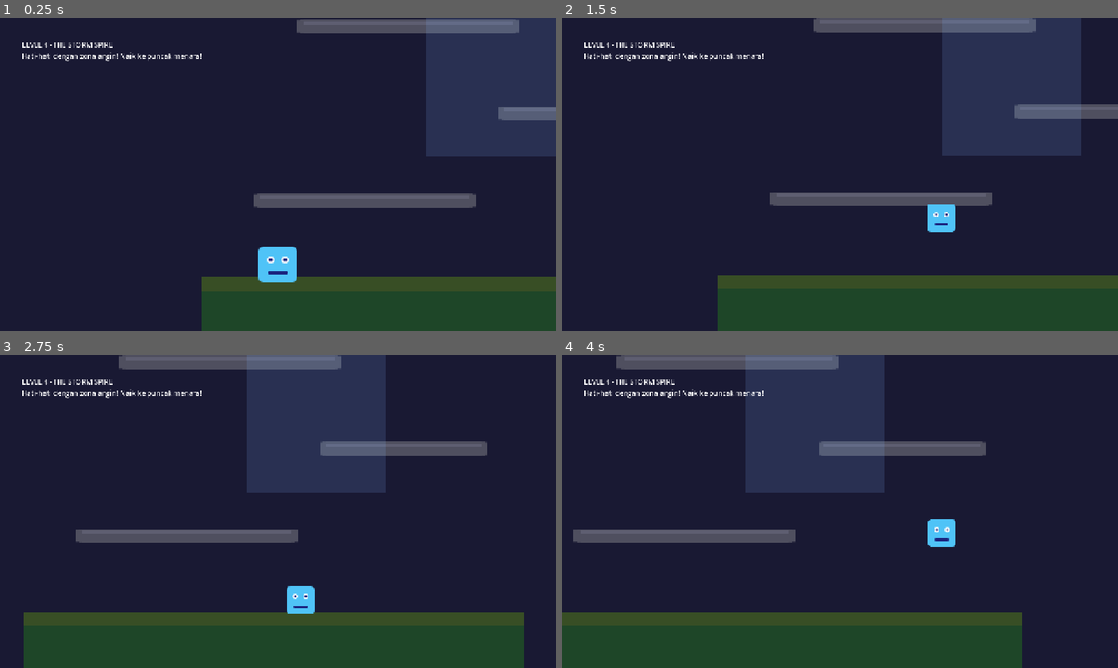
Above: before the commit, frames 1-4 (two rows, left to right).
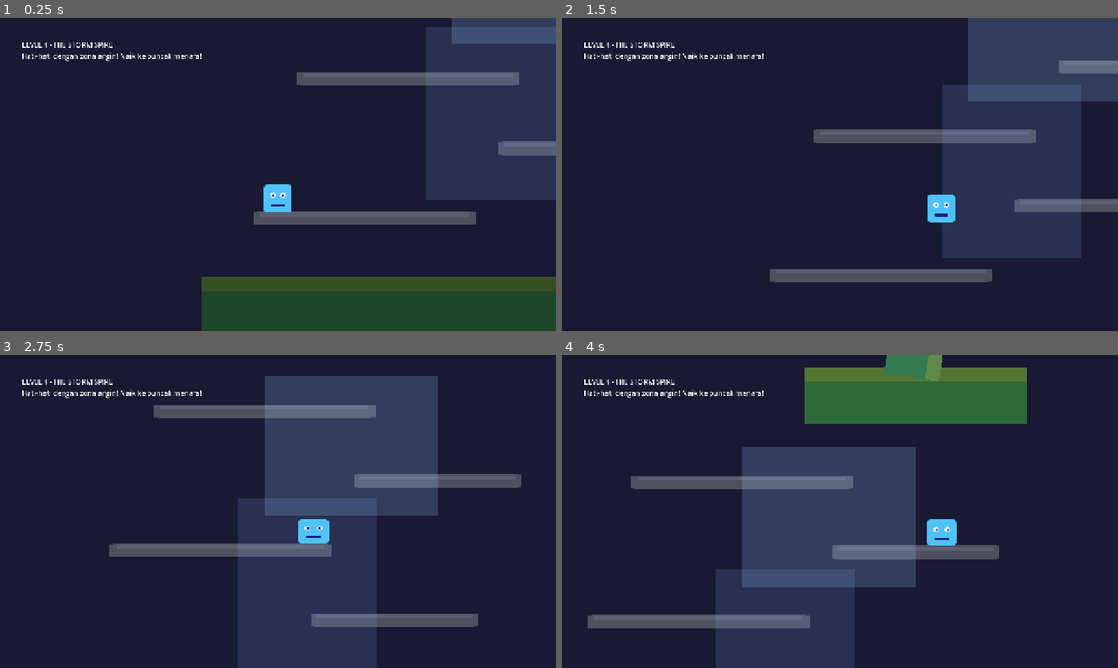
Above: after the commit, the same moments.

Repository: el-pablos/reboot-godot-uas-projek
Game: Godot game, scene res://scenes/levels/Level_04_StormSpire.tscn
The game is run twice, just before and just after one commit, with the same random seed, the same clock (stepped at 60 frames per second) and the same inputs. This scene is started directly instead of the project's main scene.
Inputs:
- Up to frame 1 (0.25 s): no input
- Up to frame 2 (1.5 s): hold Space (jump) 0.53-1.28 s; hold D (move_right) from 0.53 s (still down); tap Shift (dash) at 0.6 s; tap Space (jump) at 1.35 s
- Up to frame 3 (2.75 s): tap Space (jump) at 1.52, 1.82 s; tap Shift (dash) at 1.55, 2.1 s; release D (move_right) at 2.03 s; hold A (move_left) from 2.03 s (still down); hold Space (jump) from 2.03 s (still down)
- Up to frame 4 (4 s): release A (move_left) at 2.78 s; release Space (jump) at 2.78 s; hold D (move_right) from 2.78 s (still down); tap E (interact) at 2.85 s; tap Space (jump) at 3.02, 3.32 s; tap Shift (dash) at 3.05, 3.6 s; hold Space (jump) from 3.53 s (still down)

The runs differ from the first frame. In frame 1, 13% of the frame differs, in the area x 45-100%, y 0-85%; in frame 2, 32%; in frame 3, 39%; in frame 4, 45%, in the area x 0-84%, y 0-100%.

Commit message:
fix: resolve double jump persistence bug and adjust level 4 difficulty

Diff:
--- a/scenes/levels/Level_04_StormSpire.tscn
+++ b/scenes/levels/Level_04_StormSpire.tscn
@@ -67,7 +67,7 @@
 polygon = PackedVector2Array(-288, -32, 288, -32, 288, 32, -288, 32)
 
 [node name="Platform1" type="StaticBody2D" parent="Environment"]
-position = Vector2(200, 580)
+position = Vector2(200, 600)
 collision_layer = 4
 
 [node name="Sprite" type="Sprite2D" parent="Environment/Platform1"]
@@ -79,7 +79,7 @@
 polygon = PackedVector2Array(-128, -8, 128, -8, 128, 8, -128, 8)
 
 [node name="Platform2" type="StaticBody2D" parent="Environment"]
-position = Vector2(450, 480)
+position = Vector2(450, 520)
 collision_layer = 4
 
 [node name="Sprite" type="Sprite2D" parent="Environment/Platform2"]
@@ -91,7 +91,7 @@
 polygon = PackedVector2Array(-96, -8, 96, -8, 96, 8, -96, 8)
 
 [node name="Platform3" type="StaticBody2D" parent="Environment"]
-position = Vector2(250, 380)
+position = Vector2(250, 440)
 collision_layer = 4
 
 [node name="Sprite" type="Sprite2D" parent="Environment/Platform3"]
@@ -103,7 +103,7 @@
 polygon = PackedVector2Array(-128, -8, 128, -8, 128, 8, -128, 8)
 
 [node name="Platform4" type="StaticBody2D" parent="Environment"]
-position = Vector2(500, 280)
+position = Vector2(500, 360)
 collision_layer = 4
 
 [node name="Sprite" type="Sprite2D" parent="Environment/Platform4"]
@@ -115,7 +115,7 @@
 polygon = PackedVector2Array(-96, -8, 96, -8, 96, 8, -96, 8)
 
 [node name="Platform5" type="StaticBody2D" parent="Environment"]
-position = Vector2(300, 180)
+position = Vector2(300, 280)
 collision_layer = 4
 
 [node name="Sprite" type="Sprite2D" parent="Environment/Platform5"]
@@ -127,7 +127,7 @@
 polygon = PackedVector2Array(-128, -8, 128, -8, 128, 8, -128, 8)
 
 [node name="TopPlatform" type="StaticBody2D" parent="Environment"]
-position = Vector2(500, 80)
+position = Vector2(500, 180)
 collision_layer = 4
 
 [node name="Sprite" type="Sprite2D" parent="Environment/TopPlatform"]
@@ -141,7 +141,7 @@
 [node name="Hazards" type="Node2D" parent="."]
 
 [node name="WindZone1" type="Area2D" parent="Hazards"]
-position = Vector2(350, 430)
+position = Vector2(350, 480)
 script = ExtResource("6_wind_script")
 wind_direction = Vector2(1, -0.3)
 wind_force = 250.0
@@ -158,7 +158,7 @@
 polygon = PackedVector2Array(-80, -100, 80, -100, 80, 100, -80, 100)
 
 [node name="WindZone2" type="Area2D" parent="Hazards"]
-position = Vector2(400, 230)
+position = Vector2(400, 320)
 script = ExtResource("6_wind_script")
 wind_direction = Vector2(-1, -0.2)
 wind_force = 300.0
@@ -178,7 +178,7 @@
 [node name="Collectibles" type="Node2D" parent="."]
 
 [node name="CoreFragment" type="Area2D" parent="Collectibles"]
-position = Vector2(500, 0)
+position = Vector2(500, 130)
 collision_layer = 16
 collision_mask = 1
 script = ExtResource("5_core_script")
--- a/scripts/autoload/GameManager.gd
+++ b/scripts/autoload/GameManager.gd
@@ -40,6 +40,11 @@
 func _ready() -> void:
 	# Set pause mode agar autoload tetap berjalan saat game di-pause
 	process_mode = Node.PROCESS_MODE_ALWAYS
+
+	# DEBUG: Unlock double jump untuk testing Level 4
+	# Hapus baris ini setelah testing selesai!
+	# can_double_jump = true
+
 	print("[GameManager] Sistem game manager aktif!")
 
 
@@ -93,6 +98,34 @@
 	can_glide = true
 	ability_unlocked.emit("glide")
 	print("[GameManager] ABILITY UNLOCKED: Glide!")
+
+
+func apply_upgrades_to_player(player_node: Node) -> void:
+	"""Apply semua ability yang sudah di-unlock ke instance Player baru.
+
+	Fungsi ini WAJIB dipanggil setiap kali level baru dimuat,
+	karena Player instance baru dibuat dengan nilai default.
+	"""
+	if player_node == null:
+		push_warning("[GameManager] apply_upgrades_to_player: player_node is null!")
+		return
+
+	# Sync ability flags
+	player_node.can_dash = can_dash
+	player_node.can_double_jump = can_double_jump
+	player_node.can_glide = can_glide
+
+	# Adjust max_jumps berdasarkan double jump status
+	if can_double_jump:
+		player_node.max_jumps = 2
+		# Buff jump_height sedikit untuk double jump
+		player_node.jump_height = 110.0
+		print("[GameManager] Double Jump ENABLED - max_jumps=2, jump_height=110")
+	else:
+		player_node.max_jumps = 1
+		print("[GameManager] Double Jump disabled - max_jumps=1")
+
+	print("[GameManager] Player upgrades applied: dash=%s, double_jump=%s, glide=%s" % [can_dash, can_double_jump, can_glide])
 
 
 # === FUNGSI HEALTH ===
--- a/scripts/player/Player.gd
+++ b/scripts/player/Player.gd
@@ -450,11 +450,30 @@
 
 # === ABILITY SYNC ===
 func _sync_abilities_from_game_manager() -> void:
-	"""Sync status ability dari GameManager."""
+	"""Sync status ability dari GameManager.
+
+	PENTING: Fungsi ini memastikan Player instance baru
+	mendapatkan semua ability yang sudah di-unlock.
+	"""
 	if GameManager:
 		can_dash = GameManager.can_dash
 		can_double_jump = GameManager.can_double_jump
 		can_glide = GameManager.can_glide
+
+		# CRITICAL: Sync max_jumps berdasarkan double jump status!
+		if can_double_jump:
+			max_jumps = 2
+			jump_height = 110.0  # Buff untuk double jump
+			# Recalculate physics karena jump_height berubah
+			jump_velocity = -((2.0 * jump_height) / jump_time_to_peak)
+			jump_force = jump_velocity
+			jump_gravity = (2.0 * jump_height) / (jump_time_to_peak * jump_time_to_peak)
+			fall_gravity = (2.0 * jump_height) / (jump_time_to_descent * jump_time_to_descent)
+			print("[Player] Double Jump SYNCED: max_jumps=%d, jump_height=%.1f" % [max_jumps, jump_height])
+		else:
+			max_jumps = 1
+
+		print("[Player] Abilities synced: dash=%s, double_jump=%s, glide=%s" % [can_dash, can_double_jump, can_glide])
 
 
 func _on_ability_unlocked(ability_name: String) -> void:
